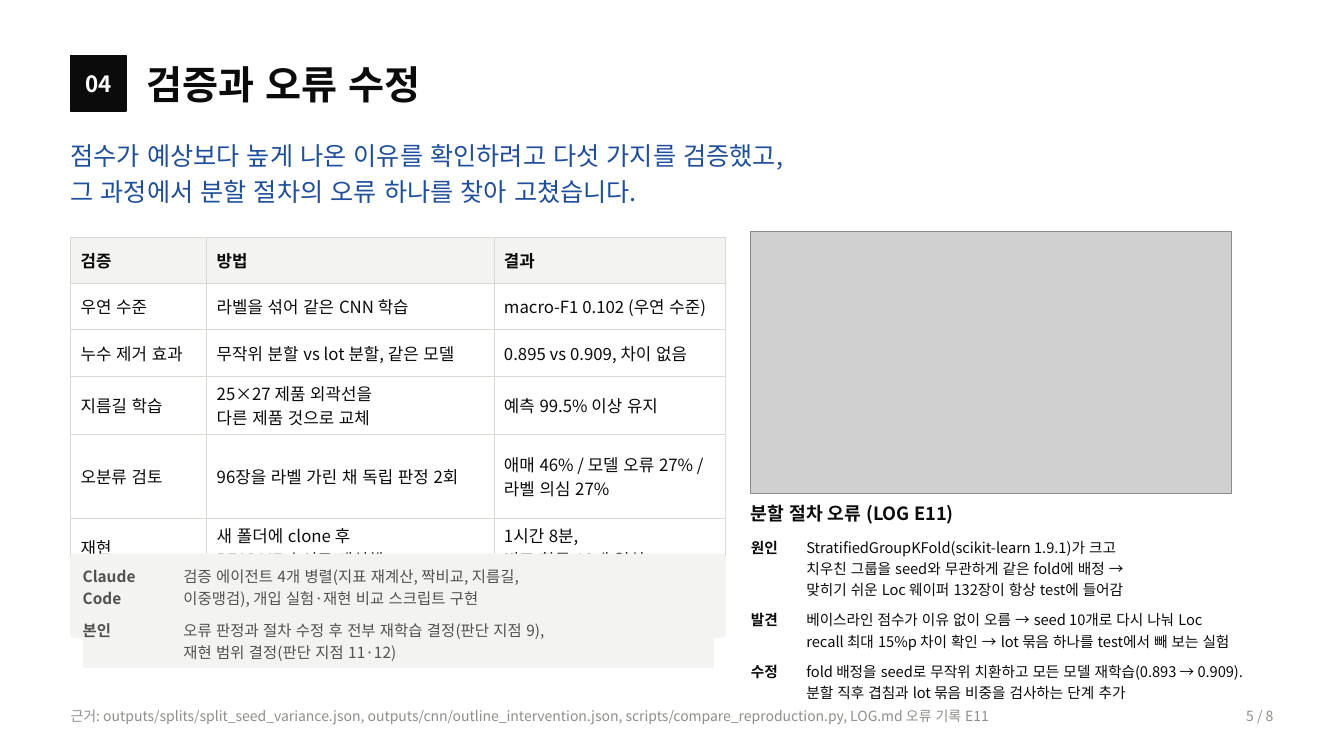
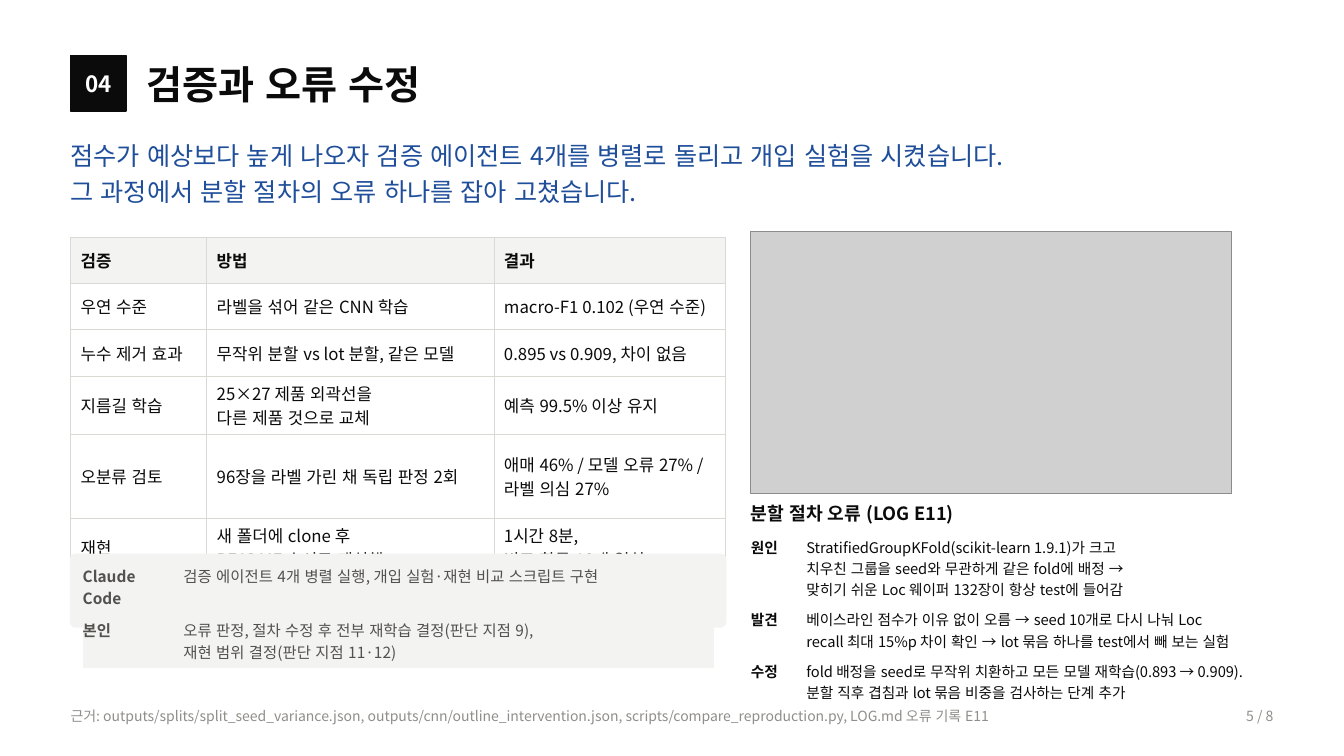
Before and after one commit to sl2ver/wm811k-wafer-defect-classification, a slide deck: slide 5 of portfolio/portfolio.pptx. Drawn at 1344x756 pixels with LibreOffice and Linux fonts; fonts in the diff are those of the drawing; grey boxes stand for pictures. Boxes give left, top, right and bottom in pixels: in the first picture for what was removed or moved away, otherwise in the second. Text is boxed around its words. In the diff, an @@ line names an element or a change of style, - is before the commit and + after.

```diff
--- a/portfolio/portfolio.pptx
+++ b/portfolio/portfolio.pptx
@@ text at bbox=[71, 144, 1004, 203]: text changed @@
-점수가 예상보다 높게 나온 이유를 확인하려고 다섯 가지를 검증했고,
-그 과정에서 분할 절차의 오류 하나를 찾아 고쳤습니다.
+점수가 예상보다 높게 나오자 검증 에이전트 4개를 병렬로 돌리고 개입 실험을 시켰습니다.
+그 과정에서 분할 절차의 오류 하나를 잡아 고쳤습니다.
@@ rounded rectangle: place and size @@
-rounded rectangle at bbox=[71, 555, 726, 637]
+rounded rectangle at bbox=[71, 555, 726, 627]
@@ rounded rectangle at bbox=[71, 555, 726, 627]: proportions changed @@
@@ table at bbox=[83, 561, 714, 665] @@
-row 1, column 2: 검증 에이전트 4개 병렬(지표 재계산, 짝비교, 지름길, 이중맹검), 개입 실험·재현 비교 스크립트 구현
+row 1, column 2: 검증 에이전트 4개 병렬 실행, 개입 실험·재현 비교 스크립트 구현
-row 2, column 2: 오류 판정과 절차 수정 후 전부 재학습 결정(판단 지점 9), 재현 범위 결정(판단 지점 11·12)
+row 2, column 2: 오류 판정, 절차 수정 후 전부 재학습 결정(판단 지점 9), 재현 범위 결정(판단 지점 11·12)
```
Also in this commit, not shown: 5 other slides changed, 12 other files.
